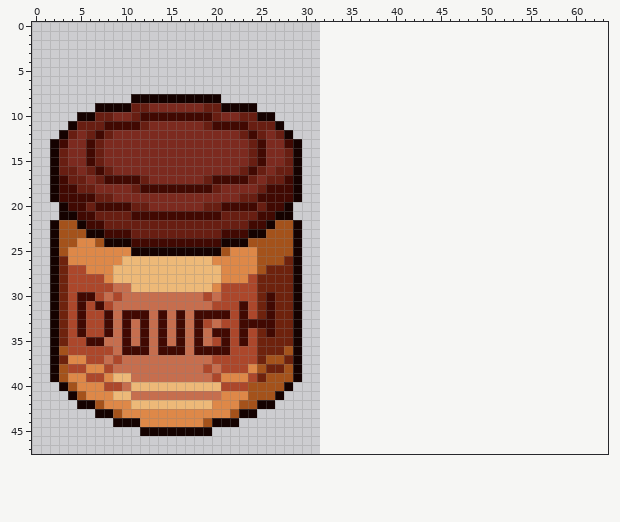
Pixel-art sprite, stored at sprites/dough.png. Above: the version before the commit.
The file is 32x48 pixels. The old version is drawn lined up with the new one, on the new canvas.
The result:
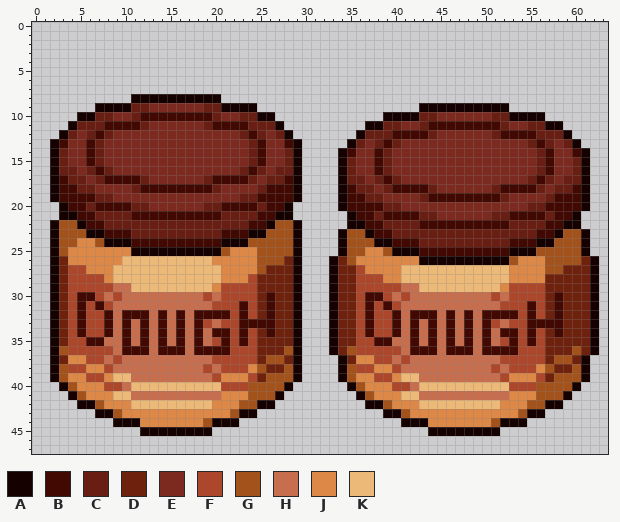
Palette (. is transparent): A #150200  B #410902  C #681e12  D #6e220d  E #7c2a1f  F #ac472b  G #a4521b  H #c66e4e  J #de8848  K #edb978
Commit message: Add animation to dough jar.
The exact change:
canvas 32x48 -> 64x48
y 9: x 43..52 .......... -> AAAAAAAAAA
y 10: x 39..56 .................. -> AAAACCEEEEEECCAAAA
y 11: x 37..58 ...................... -> AACCEECBBBBBBBBCEECCAA
y 12: x 36..59 ........................ -> ACCCBBBBCEEEEEECBBBBCCCA
y 13: x 35..60 .......................... -> ACECBCEEEEEEEEEEEEEECBCECA
y 14: x 34..61 ............................ -> ABEEBCEEEEEEEEEEEEEEEECBEEBA
y 15..16: x 34..61 ............................ -> ACEEBCEEEEEEEEEEEEEEEECBEECA
y 17: x 34..61 ............................ -> ACCECBCEEEEEEEEEEEEEECBCECCA
y 18: x 34..61 ............................ -> ABCCECBBBBCEEEEEECBBBBCECCBA
y 19: x 34..61 ............................ -> ABBCCEEEECBBBBBBBBCEEEECBBBA
y 20: x 34..61 ............................ -> ABBBBCCEEEEEEEEEEEEEECCBBBBA
y 21: x 35..60 .......................... -> ABBCBBBBCCEEEEEECCBBBBCBBA
y 22: x 35..60 .......................... -> AABBCCCCBBBBBBBBBBCCCCBBAA
y 23: x 34..61 ............................ -> AGGABBCCCCCCCCCCCCCCCCBBAGGA
y 24: x 34..61 ............................ -> AGGGAABBBCCCCCCCCCCBBBAAGGGA
y 25: x 34..61 ............................ -> AGGJJGAAABBBBBBBBBBAAAGGGGGA
y 26: x 33..62 .............................. -> ADGJJJJJJJAAAAAAAAAAGJJJGGGGDA
y 27: x 33..62 .............................. -> ADDFJJJJKKKKKKKKKKKKJJJJGGDDDA
y 28: x 33..62 .............................. -> ADDFFFJJKKKKKKKKKKKKJJJJDDDDDA
y 29: x 33..62 .............................. -> ADDFFFFFHHKKKKKKKKKJFFFFDDDDDA
y 30: x 33..62 .............................. -> ADDFBBFHFHHHHHHHHHFHFFFFDBDDDA
y 31: x 33..62 .............................. -> ADDFBFBFHHHHHHHHHHHFFFBFDBDDDA
y 32: x 33..62 .............................. -> ADDFBFFBHBBBHBHBHBBBBFBFDBDDDA
y 33: x 33..62 .............................. -> ADDFBFFBHBHBHBHBHBFHFFBBBBDDDA
y 34: x 33..62 .............................. -> ADDFBFFBHBHBHBHBHBHBBFBFDBDDDA
y 35: x 33..62 .............................. -> ADDFFBBHHBHBHBHBHBHFBFBFDDDDDA
y 36: x 33..62 .............................. -> ADGFFFFFHBBBHBBBHBBBBFFFDDDGDA
y 37: x 34..61 ............................ -> ADJJFFHFHHHHHHHHHHFFFFFDGGDA
y 38: x 34..61 ............................ -> AGFFJJFHHHHHHHHHHFHFFFJGDDGA
y 39: x 34..61 ............................ -> AGJJFFJKKHHHHHHHHHFJJJFDGGGA
y 40: x 35..60 .......................... -> AGJJJFFHKKKKKKKKKKFFFGGGGA
y 41: x 36..59 ........................ -> AGJJJKKHHHHHHHHHHJJJGGGA
y 42: x 37..58 ...................... -> AAGJJJKKKKKKKKKJJJGGAA
y 43: x 39..56 .................. -> AAGJJJJJJJJJJJJGAA
y 44: x 41..54 .............. -> AAAJJJJJJJGAAA
y 45: x 44..51 ........ -> AAAAAAAA
Where, in picture pixels (left, top, right, bottom), the same in both pictures:
added: (329, 103, 599, 436)
